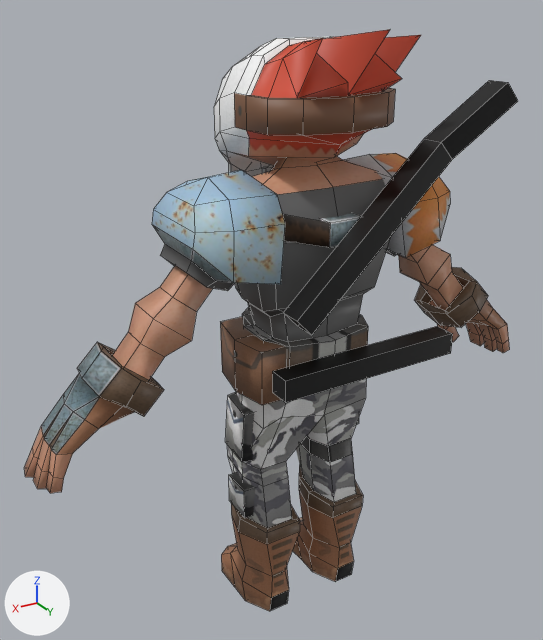
The Blender file workshop/models/vochap.blend as it was, and as the next commit left it.
Before and after are seen from a 50 mm camera at (1.34, 2.1, 2.19) aimed at (0.09, 0.01, 1.15). The axes (+X, +Y, +Z) are drawn at lower left. The lights are the same throughout. Mesh edges are drawn as thin lines.

Before the edit, the objects in view are built like this:
```python
me_vochap_mesh = bpy.data.meshes.new('vochap_mesh')
me_vochap_mesh.from_pydata(...)  # 781 vertices, 756 faces; spans x -5.35..5.35, y -1.24..2.5, z 0.0..11.4
me_vochap_mesh.materials.append(mat_vochap_texture_main_png)  # picture img_vochap_texture_main_png
ob_vochap_mesh = bpy.data.objects.new('vochap_mesh', me_vochap_mesh)
ob_vochap_mesh.location = (0.0, 0.0, 0.0)
ob_vochap_mesh.rotation_mode = 'ZXY'
ob_vochap_mesh.scale = (0.185, 0.185, 0.185)
```
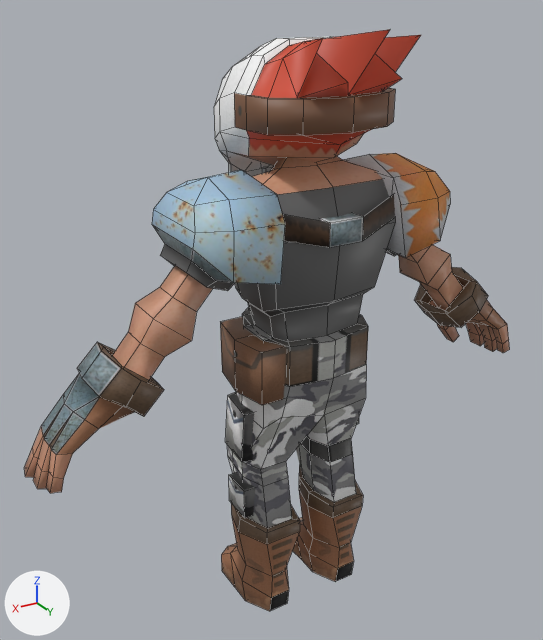
Pixel boxes (x1, y1, x2, y2) of what changed, in the pictures (543 x 640 px):
'vochap_mesh', reshaped
    before: (24, 29, 518, 611)
    after: (24, 29, 510, 611)
part 1 of me_vochap_mesh, deleted (black)
    before: (283, 80, 518, 335)
part 2 of me_vochap_mesh, deleted (black)
    before: (273, 326, 453, 403)

What changed in the scene script:
```text
Change me_vochap_mesh:
    where me_vochap_mesh.from_pydata(...)  # 781 vertices, 756 faces; spans x -5.35..5.35, y -1.24..2.5, z 0.0..11.4
    used by ob_vochap_mesh; location = (0.0, 0.0, 0.0); scale = (0.185, 0.185, 0.185)
    me_vochap_mesh part 1: the loose piece of 12 vertices spanning x -2.71..1.28, y 1.72..2.5, z 6.8..10.56 is deleted
    me_vochap_mesh part 2: the loose piece of 8 vertices spanning x -2.43..1.31, y 1.45..1.87, z 5.52..5.94 is deleted
```
